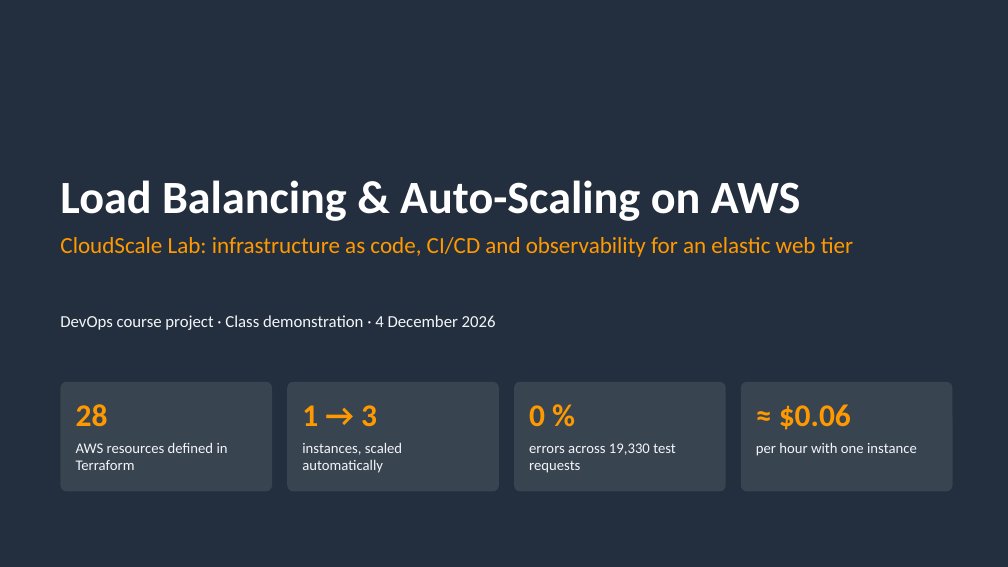
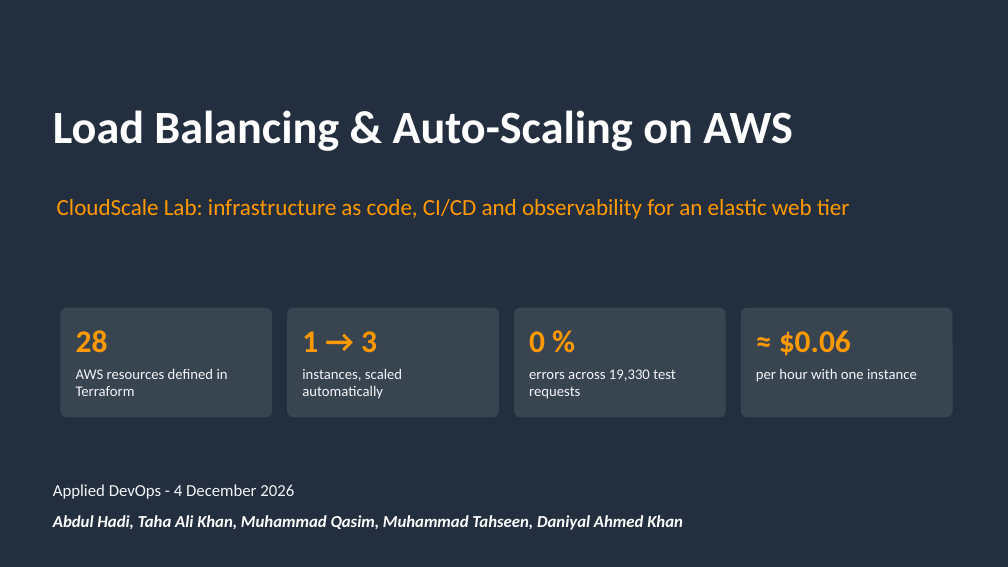
Before and after one commit to daniyal5293/cloudscale-lab, a slide deck: slide 1 of docs/CloudScale_Lab_Presentation.pptx. Drawn at 1008x567 pixels with LibreOffice and Linux fonts; fonts in the diff are those of the drawing. Boxes give left, top, right and bottom in pixels: in the first picture for what was removed or moved away, otherwise in the second. Text is boxed around its words. In the diff, an @@ line names an element or a change of style, - is before the commit and + after.

Commit message:
Update class presentation

```diff
--- a/docs/CloudScale_Lab_Presentation.pptx
+++ b/docs/CloudScale_Lab_Presentation.pptx
@@ title "Load Balancing & Auto-Scaling on ...": place and size @@
-title "Load Balancing & Auto-Scaling on ..." at [60, 180, 801, 221]
+title "Load Balancing & Auto-Scaling on ..." at [53, 110, 793, 151]
@@ text "CloudScale Lab: infrastructure as code, ...": place and size @@
-text "CloudScale Lab: infrastructure as code, ..." at [60, 237, 853, 257]
+text "CloudScale Lab: infrastructure as code, ..." at [57, 199, 849, 219]
@@ 8 texts, 4 rounded rectangles: place and size @@
-8 texts, 4 rounded rectangles at [60, 382, 953, 492]
+8 texts, 4 rounded rectangles at [60, 308, 953, 417]
@@ text at [53, 484, 294, 499]: text changed @@
-DevOps course project · Class demonstration · 4 December 2026
+Applied DevOps - 4 December 2026
@@ text added at [53, 515, 683, 530], 16 pt, text #FFFFFF, bold, italic @@
+Abdul Hadi, Taha Ali Khan, Muhammad Qasim, Muhammad Tahseen, Daniyal Ahmed Khan
```
Also in this commit, not shown: 4 other slides changed.
